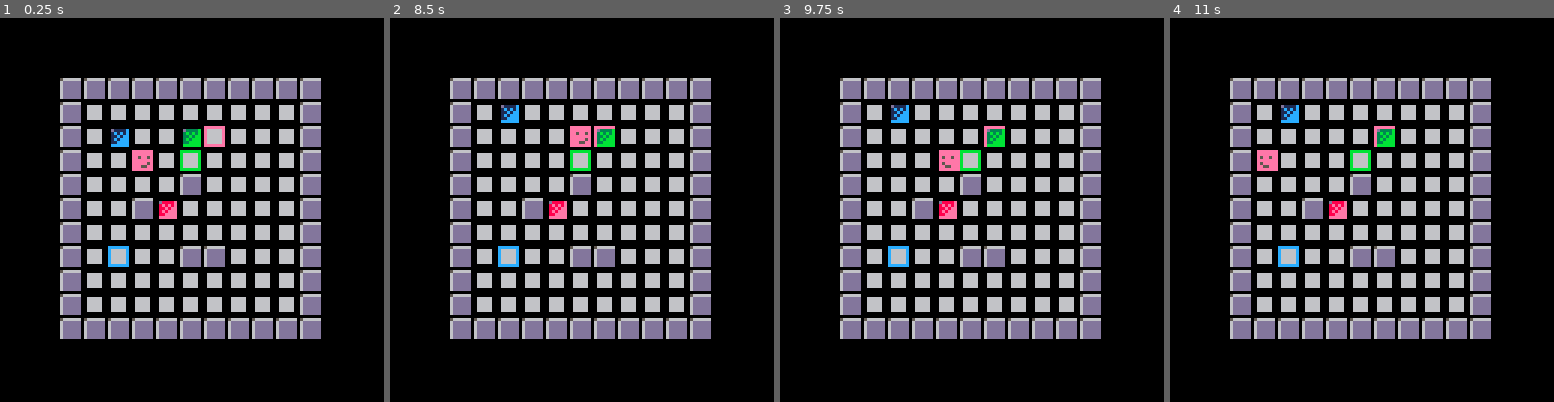
Above: before the commit, frames 1-4 (left to right).
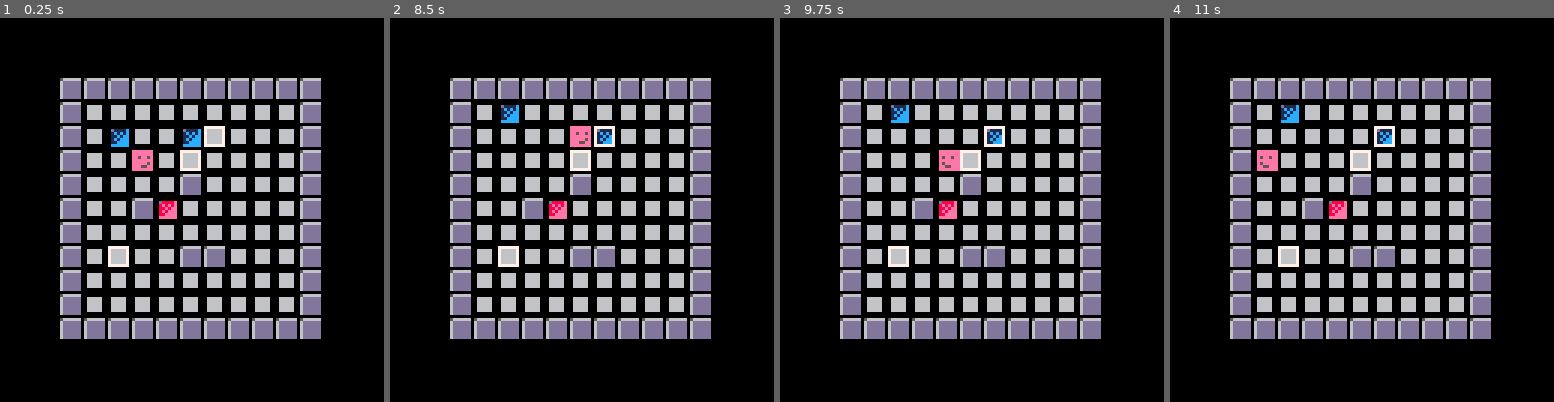
Above: after the commit, the same moments.

Repository: ymendel/parabox
Game: PICO-8 cartridge parabox.p8
Two runs of this game, one before a commit and one after it. Both use one fixed random seed, a clock stepped at 60 frames per second and the inputs below.
Inputs:
- Up to frame 1 (0.25 s): no input
- Up to frame 2 (8.5 s): hold Left 1.97-2.37 s; hold Down 2.42-2.82 s; hold Right 2.87-3.53 s; hold Up 3.58-4.08 s; hold Right 4.13-4.53 s; hold Down 4.58-5.08 s; hold Left 5.13-5.8 s; hold Up 5.85-6.18 s; hold Left 6.23-6.63 s; hold Down 6.68-7.08 s; hold Right 7.13-7.8 s; hold Up 7.85-8.35 s; hold Right from 8.4 s (still down)
- Up to frame 3 (9.75 s): release Right at 8.8 s; hold Down 8.85-9.35 s; hold Left from 9.4 s (still down)
- Up to frame 4 (11 s): release Left at 10.07 s; hold Up 10.12-10.45 s; hold Left 10.5-10.9 s; hold Down from 10.95 s (still down)

The runs differ from the first frame. In frame 1, 0.7% of the frame differs, in the area x 28-59%, y 28-65%; in frame 2, 0.6%; in frame 3, 0.6%; in frame 4, 0.6%.

Commit message:
make targets generic, for any box
It really shouldn't be for a very particular box, just as long as every
target has a box.

Using palette swaps for the different boxes, because jeez don't need
identical-ish sprites.

Diff:
--- a/game.lua
+++ b/game.lua
@@ -1,8 +1,9 @@
 function game_init()
+  won=false
+  tgts={}
   boxes_init()
   map_init()
   player_init()
-  won=false
 end
 
 function game_update()
@@ -12,7 +13,7 @@
     return
   end
   player_update()
-  check_boxes()
+  check_tgts()
 end
 
 function game_draw()
@@ -20,6 +21,7 @@
   camera(-20,-20)
   map()
   boxes_draw()
+  tgts_draw()
   player_draw()
   camera()
 end
@@ -31,11 +33,16 @@
 function boxes_draw()
   for box in all(boxes) do
     local coords=map_to_screen_coords(box.x,box.y)
+    pal(box.pal)
     spr(box.spr,coords[1],coords[2])
-    if (box.tgt and box.tgt_col) then
-      local tgt_coords=map_to_screen_coords(box.tgt[1],box.tgt[2])
-      rectdim(tgt_coords[1],tgt_coords[2],7,7,box.tgt_col)
-    end
+  end
+  pal()
+end
+
+function tgts_draw()
+  for tgt in all(tgts) do
+    local coords=map_to_screen_coords(tgt.x,tgt.y)
+    rectdim(coords[1],coords[2],7,7,7)
   end
 end
 
@@ -71,13 +78,20 @@
 
 function map_init()
   map()
-  local tgts={}
+  local pals={
+    {[1]=1,[12]=12},
+    {[1]=8,[12]=14},
+    {[1]=3,[12]=11},
+    {[1]=2,[12]=8}
+  }
+  local pos_tgts={}
   for i=0,10 do
     for j=0,10 do
       local tile=mget(i,j)
       if (tile_moveable(tile)) then
         local nb={
           spr=tile,
+          pal=rnd(pals),
           x=i,
           y=j,
         }
@@ -85,22 +99,16 @@
         mset(i,j,17)
       end
       if (not(tile_moveable(tile) or tile_blocking(tile))) then
-        add(tgts, {i,j})
+        add(pos_tgts, {x=i,y=j})
       end
     end
   end
 
   for box in all(boxes) do
-    local tgt=rnd(tgts)
-    box.tgt=tgt
-    box.tgt_col=tgt_col(box.spr)
-    del(tgts,tgt)
+    local tgt=rnd(pos_tgts)
+    add(tgts,tgt)
+    del(pos_tgts,tgt)
   end
-end
-
-function tgt_col(tile)
-  local sx,sy=tile%16,tile\16
-  return sget(sx*8+4,sy*8+4)
 end
 
 function tile_blocking(tile)
@@ -111,9 +119,9 @@
   return fget(tile,2)
 end
 
-function check_boxes()
-  for box in all(boxes) do
-    if (not box_on_target(box)) then
+function check_tgts()
+  for tgt in all(tgts) do
+    if (not tgt_has_box(tgt)) then
       return false
     end
   end
@@ -121,9 +129,16 @@
   won=true
 end
 
-function box_on_target(box)
-  if (not box.tgt) return false
-  return box.x==box.tgt[1] and box.y==box.tgt[2]
+function tgt_has_box(tgt)
+  for box in all(boxes) do
+    if (same_position(box,tgt)) return true
+  end
+
+  return false
+end
+
+function same_position(a,b)
+  return a.x==b.x and a.y==b.y
 end
 
 function win_init()
--- a/parabox.p8
+++ b/parabox.p8
@@ -31,10 +31,10 @@
 __map__
 1010101010101010101010000000000000000000000000000000000000000000000000000000000000000000000000000000000000000000000000000000000000000000000000000000000000000000000000000000000000000000000000000000000000000000000000000000000000000000000000000000000000000000
 1011111111111111111110000000000000000000000000000000000000000000000000000000000000000000000000000000000000000000000000000000000000000000000000000000000000000000000000000000000000000000000000000000000000000000000000000000000000000000000000000000000000000000
-1011021111041111111110000000000000000000000000000000000000000000000000000000000000000000000000000000000000000000000000000000000000000000000000000000000000000000000000000000000000000000000000000000000000000000000000000000000000000000000000000000000000000000
+1011021111021111111110000000000000000000000000000000000000000000000000000000000000000000000000000000000000000000000000000000000000000000000000000000000000000000000000000000000000000000000000000000000000000000000000000000000000000000000000000000000000000000
 1011111111111111111110000000000000000000000000000000000000000000000000000000000000000000000000000000000000000000000000000000000000000000000000000000000000000000000000000000000000000000000000000000000000000000000000000000000000000000000000000000000000000000
 1011111111101111111110000000000000000000000000000000000000000000000000000000000000000000000000000000000000000000000000000000000000000000000000000000000000000000000000000000000000000000000000000000000000000000000000000000000000000000000000000000000000000000
-1011111003111111111110000000000000000000000000000000000000000000000000000000000000000000000000000000000000000000000000000000000000000000000000000000000000000000000000000000000000000000000000000000000000000000000000000000000000000000000000000000000000000000
+1011111002111111111110000000000000000000000000000000000000000000000000000000000000000000000000000000000000000000000000000000000000000000000000000000000000000000000000000000000000000000000000000000000000000000000000000000000000000000000000000000000000000000
 1011111111111111111110000000000000000000000000000000000000000000000000000000000000000000000000000000000000000000000000000000000000000000000000000000000000000000000000000000000000000000000000000000000000000000000000000000000000000000000000000000000000000000
 1011111111101011111110000000000000000000000000000000000000000000000000000000000000000000000000000000000000000000000000000000000000000000000000000000000000000000000000000000000000000000000000000000000000000000000000000000000000000000000000000000000000000000
 1011111111111111111110000000000000000000000000000000000000000000000000000000000000000000000000000000000000000000000000000000000000000000000000000000000000000000000000000000000000000000000000000000000000000000000000000000000000000000000000000000000000000000
